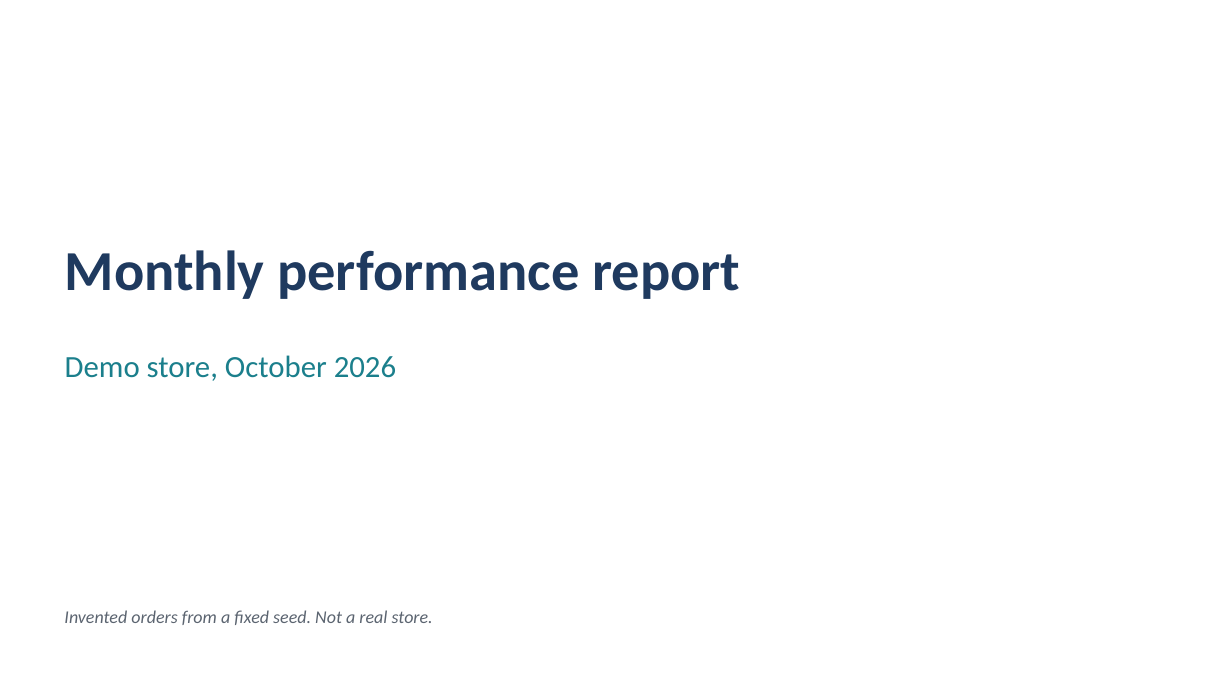
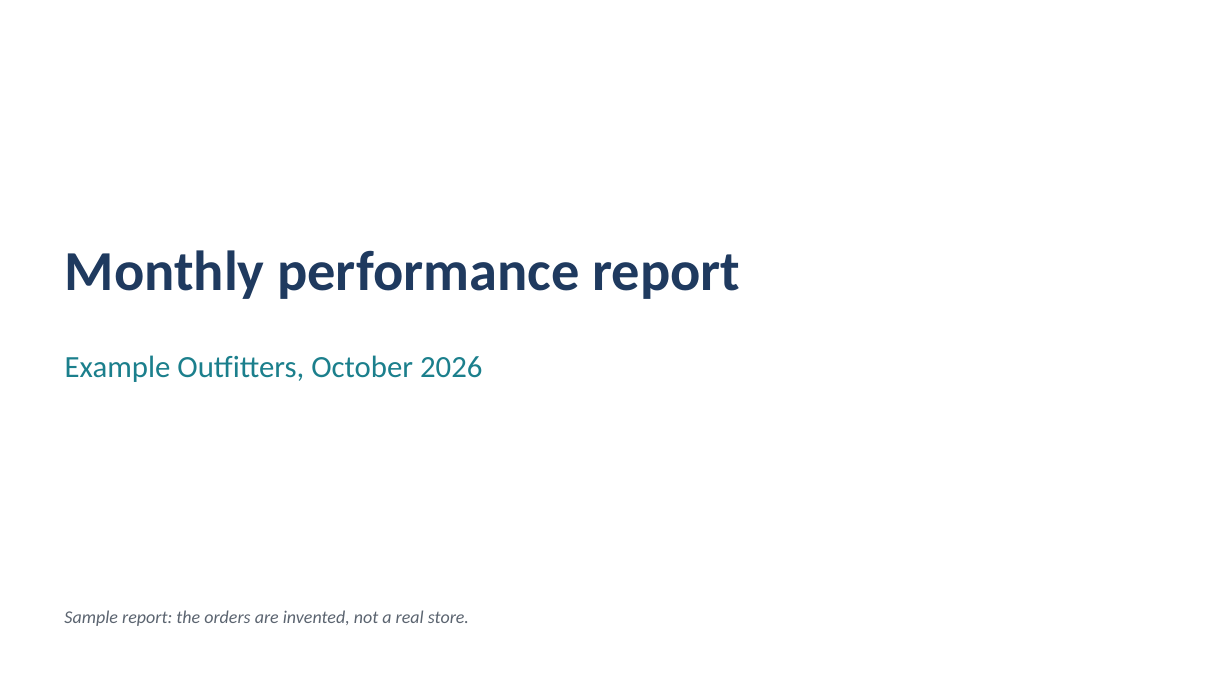
Before and after one commit to Exalt24/api-analytics-hub, a slide deck: slide 1 of docs/monthly-report-sample/report_2026-10.pptx. Drawn at 1232x693 pixels with LibreOffice and Linux fonts; fonts in the diff are those of the drawing. Boxes give left, top, right and bottom in pixels: in the first picture for what was removed or moved away, otherwise in the second. Text is boxed around its words. In the diff, an @@ line names an element or a change of style, - is before the commit and + after.

```diff
--- a/docs/monthly-report-sample/report_2026-10.pptx
+++ b/docs/monthly-report-sample/report_2026-10.pptx
@@ subtitle at (x1=65, y1=355, x2=482, y2=382): text changed @@
-Demo store, October 2026
+Example Outfitters, October 2026
@@ text at (x1=64, y1=610, x2=469, y2=626): text changed @@
-Invented orders from a fixed seed. Not a real store.
+Sample report: the orders are invented, not a real store.
```
Also in this commit, not shown: 6 other slides changed, 13 other files.
